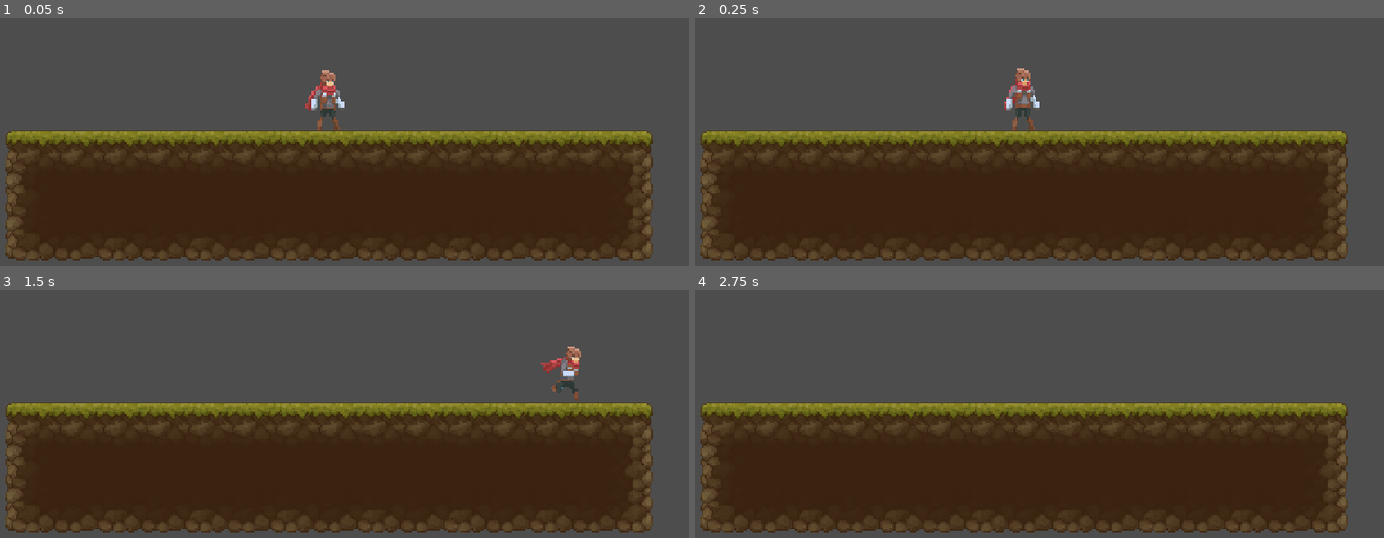
Above: before the commit, frames 1-4 (two rows, left to right).
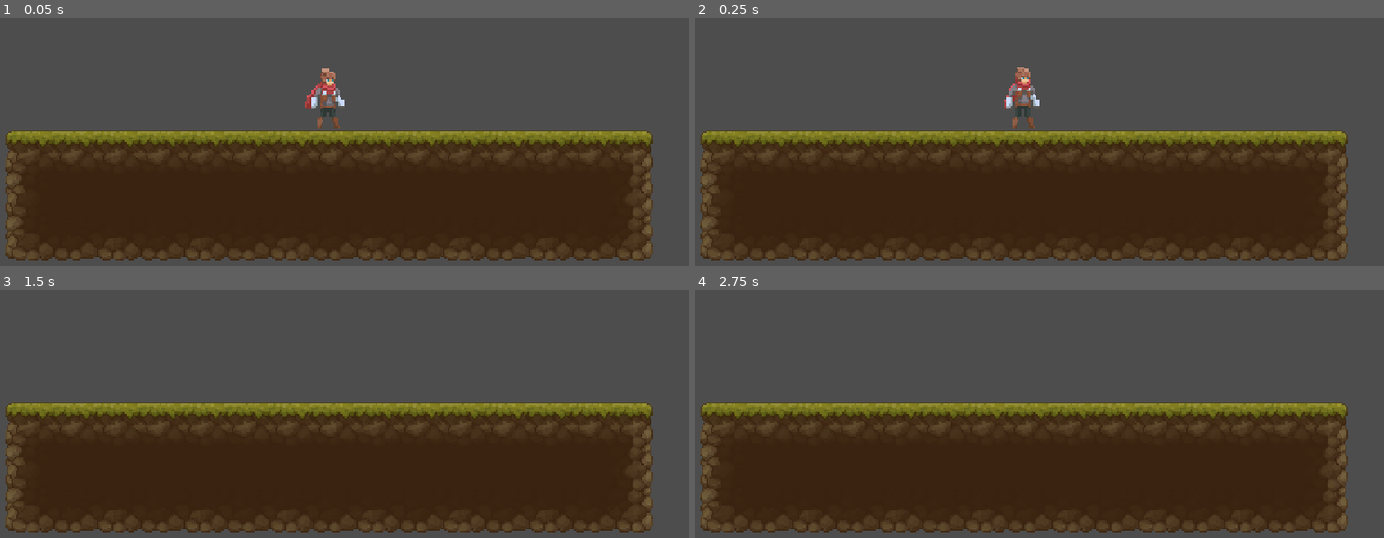
Above: after the commit, the same moments.

Repository: MaulIshak/farras-pecinta-tambang
Game: Godot game, scene res://Scenes/playground.tscn
Same seed, same stepped clock (60 frames per second), same inputs: the game is played once before the commit and once after it.
Inputs:
- Up to frame 1 (0.05 s): no input
- Up to frame 2 (0.25 s): no input
- Up to frame 3 (1.5 s): hold Right (move_right) from 0.53 s (still down); tap Shift (dash) at 0.6 s; tap Z (jump) at 0.77, 0.8, 1.07, 1.35 s
- Up to frame 4 (2.75 s): tap Z (jump) at 1.52, 1.82, 2.3 s; tap Shift (dash) at 1.55, 2.1 s; release Right (move_right) at 2.03 s; hold Left (move_left) from 2.03 s (still down)

The runs differ from the first frame. In frame 1, 0.3% of the frame differs, in the area x 44-50%, y 20-46%; in frame 2, 0.3%; in frame 3, 0.5%, in the area x 78-85%, y 22-45%; in frame 4, nothing differs.

Commit message:
implement basic dash with ghost effect

Diff:
--- /dev/null
+++ b/Scenes/dash_ghost.tscn
@@ -0,0 +1,13 @@
+[gd_scene load_steps=3 format=3 uid="uid://dkx6s21lmp3xy"]
+
+[ext_resource type="Texture2D" uid="uid://ba1ftf3iu54ob" path="res://Sprites/Player/adventurer-Sheet.png" id="1_8uuek"]
+[ext_resource type="Script" uid="uid://l8pqwdos11i6" path="res://Scripts/dash_ghost.gd" id="2_fifpq"]
+
+[node name="DashGhost" type="Sprite2D"]
+show_behind_parent = true
+scale = Vector2(1.5, 1.5)
+texture = ExtResource("1_8uuek")
+hframes = 7
+vframes = 11
+frame = 71
+script = ExtResource("2_fifpq")
--- a/Scenes/player.tscn
+++ b/Scenes/player.tscn
@@ -9,8 +9,8 @@
 [ext_resource type="Script" uid="uid://cg0ncku4pqwh1" path="res://Scripts/Player/States/PlayerDash.gd" id="7_gymyn"]
 
 [sub_resource type="CapsuleShape2D" id="CapsuleShape2D_qyfof"]
-radius = 5.0
-height = 28.0
+radius = 10.666667
+height = 45.333336
 
 [sub_resource type="Animation" id="Animation_6t5aa"]
 length = 0.001
@@ -44,6 +44,22 @@
 "values": [0, 1, 2, 3]
 }
 
+[sub_resource type="Animation" id="Animation_3smsa"]
+resource_name = "jump"
+length = 0.4
+tracks/0/type = "value"
+tracks/0/imported = false
+tracks/0/enabled = true
+tracks/0/path = NodePath("Sprite2D:frame")
+tracks/0/interp = 1
+tracks/0/loop_wrap = true
+tracks/0/keys = {
+"times": PackedFloat32Array(0, 0.1, 0.2, 0.3),
+"transitions": PackedFloat32Array(1, 1, 1, 1),
+"update": 1,
+"values": [15, 16, 17, 22]
+}
+
 [sub_resource type="Animation" id="Animation_vgqql"]
 resource_name = "run"
 length = 0.6
@@ -61,9 +77,9 @@
 "values": [8, 9, 10, 11, 12, 13]
 }
 
-[sub_resource type="Animation" id="Animation_3smsa"]
-resource_name = "jump"
-length = 0.4
+[sub_resource type="Animation" id="Animation_8erm5"]
+resource_name = "dash"
+length = 0.2
 tracks/0/type = "value"
 tracks/0/imported = false
 tracks/0/enabled = true
@@ -71,15 +87,16 @@
 tracks/0/interp = 1
 tracks/0/loop_wrap = true
 tracks/0/keys = {
-"times": PackedFloat32Array(0, 0.1, 0.2, 0.3),
-"transitions": PackedFloat32Array(1, 1, 1, 1),
+"times": PackedFloat32Array(0, 0.1, 0.16666667),
+"transitions": PackedFloat32Array(1, 1, 1),
 "update": 1,
-"values": [15, 16, 17, 22]
+"values": [69, 70, 71]
 }
 
 [sub_resource type="AnimationLibrary" id="AnimationLibrary_vgqql"]
 _data = {
 &"RESET": SubResource("Animation_6t5aa"),
+&"dash": SubResource("Animation_8erm5"),
 &"idle": SubResource("Animation_cvnsp"),
 &"jump": SubResource("Animation_3smsa"),
 &"run": SubResource("Animation_vgqql")
@@ -90,12 +107,13 @@
 script = ExtResource("1_cvnsp")
 
 [node name="Sprite2D" type="Sprite2D" parent="."]
+scale = Vector2(1.5, 1.5)
 texture = ExtResource("1_v0iea")
 hframes = 7
 vframes = 11
 
 [node name="CollisionShape2D" type="CollisionShape2D" parent="."]
-position = Vector2(0, 4)
+position = Vector2(0, 5.3333335)
 shape = SubResource("CapsuleShape2D_qyfof")
 
 [node name="AnimationPlayer" type="AnimationPlayer" parent="."]
--- a/Scenes/playground.tscn
+++ b/Scenes/playground.tscn
@@ -689,3 +689,4 @@
 
 [node name="Player" parent="." instance=ExtResource("3_u4ce8")]
 position = Vector2(-1, 22)
+scale = Vector2(1, 1)
--- a/Scripts/Player/Player.gd
+++ b/Scripts/Player/Player.gd
@@ -8,37 +8,58 @@
 const GRAVITY = 2000.0 # Gravity when moving upwards
 const FALL_GRAVITY = 3000.0 # Gravity when falling downwards
 const JUMP_VELOCITY = -600.0 # Maximum jump strength
-
+const DASH_SPEED_MULTIPLIER = 3.0
+const DASH_DURATION: float = 0.2
 const INPUT_BUFFER_PATIENCE = 0.1 # Input queue patience time
 const COYOTE_TIME = 0.08 # Coyote patience time
+const GHOST_SPAWN_INTERVAL = 0.035 # Interval between ghost spawns during dash
 
 # ------------ VARIABLES ------------
 var horizontal_input: float = 0.0
 var input_buffer: Timer # Reference to the input queue timer
 var coyote_timer: Timer # Reference to the coyote timer
 var coyote_jump_available := true
+var ghost_timer: Timer
+
+var dash_ghost_sprite: PackedScene
 @onready var animation_player: AnimationPlayer = $AnimationPlayer
 @onready var sprite: Sprite2D = $Sprite2D
 
+
 func _ready() -> void:
-	# Set up input buffer timer
-	input_buffer = Timer.new()
-	input_buffer.wait_time = INPUT_BUFFER_PATIENCE
-	input_buffer.one_shot = true
-	add_child(input_buffer)
+    dash_ghost_sprite = preload("res://Scenes/dash_ghost.tscn")
+    # Set up input buffer timer
+    input_buffer = Timer.new()
+    input_buffer.wait_time = INPUT_BUFFER_PATIENCE
+    input_buffer.one_shot = true
+    add_child(input_buffer)
 
-	# Set up coyote timer
-	coyote_timer = Timer.new()
-	coyote_timer.wait_time = COYOTE_TIME
-	coyote_timer.one_shot = true
-	add_child(coyote_timer)
-	coyote_timer.timeout.connect(coyote_timeout)
+    # Set up ghost timer
+    ghost_timer = Timer.new()
+    ghost_timer.wait_time = GHOST_SPAWN_INTERVAL
+    add_child(ghost_timer)
+    ghost_timer.timeout.connect(_add_ghost_on_timeout)
 
+    # Set up coyote timer
+    coyote_timer = Timer.new()
+    coyote_timer.wait_time = COYOTE_TIME
+    coyote_timer.one_shot = true
+    add_child(coyote_timer)
+    coyote_timer.timeout.connect(coyote_timeout)
 
 ## Returns the gravity based on the state of the player
 func calculate_gravity() -> float:
-	return GRAVITY if velocity.y < 0 else FALL_GRAVITY
+    return GRAVITY if velocity.y < 0 else FALL_GRAVITY
 
 ## Reset coyote jump
 func coyote_timeout() -> void:
-	coyote_jump_available = false
+    coyote_jump_available = false
+
+func _add_ghost_on_timeout() -> void:
+    # print("Adding dash ghost")
+    var ghost: Sprite2D = dash_ghost_sprite.instantiate()
+    ghost.position = position
+    ghost.flip_h = sprite.flip_h
+    ghost.texture = sprite.texture
+    ghost.modulate = sprite.modulate
+    get_parent().add_child(ghost)
--- a/Scripts/Player/States/PlayerDash.gd
+++ b/Scripts/Player/States/PlayerDash.gd
@@ -1,14 +1,43 @@
 class_name PlayerDash
 extends PlayerState
 
+
+var direction: float = 0.0
+var current_dash_duration: float
+
 func enter() -> void:
+    player.velocity.y = 0
+    current_dash_duration = player.DASH_DURATION
+    direction = sign(Input.get_axis("move_left", "move_right"))
+    player.animation_player.play("dash")
+    player.ghost_timer.start()
+
+
+func process(_delta: float) -> void:
+    current_dash_duration -= _delta
+    if player.horizontal_input != 0:
+        player.sprite.flip_h = player.horizontal_input < 0
+
+    if current_dash_duration <= 0:
+        if player.horizontal_input != 0:
+            finished.emit(RUN)
+        else:
+            finished.emit(IDLE)
+
+func physics_process(_delta: float) -> void:
+    if direction != 0:
+        player.velocity.x = direction * player.SPEED * player.DASH_SPEED_MULTIPLIER
+    else:
+        if player.sprite.flip_h:
+            player.velocity.x = - player.SPEED * player.DASH_SPEED_MULTIPLIER
+        else:
+            player.velocity.x = player.SPEED * player.DASH_SPEED_MULTIPLIER
+
+    player.move_and_slide()
+
+
+func handle_input(_event: InputEvent) -> void:
     pass
 
-func process(_delta: float) -> void:
-    pass
-func physics_process(_delta: float) -> void:
-    pass
-func handle_input(_event: InputEvent) -> void:
-    pass
 func exit() -> void:
-    pass
+    player.ghost_timer.stop()
--- a/Scripts/Player/States/PlayerIdle.gd
+++ b/Scripts/Player/States/PlayerIdle.gd
@@ -6,11 +6,13 @@
     player.animation_player.play("idle")
 
 func process(_delta: float) -> void:
-    player.horizontal_input = Input.get_axis("move_left", "move_right")
+    player.horizontal_input = sign(Input.get_axis("move_left", "move_right"))
     if player.horizontal_input != 0:
         finished.emit(RUN)
     elif Input.is_action_just_pressed("jump"):
         finished.emit(JUMP)
+    elif Input.is_action_just_pressed("dash"):
+        finished.emit(DASH)
 
 func physics_process(_delta: float) -> void:
     player.velocity.y += player.calculate_gravity() * _delta
--- a/Scripts/Player/States/PlayerJump.gd
+++ b/Scripts/Player/States/PlayerJump.gd
@@ -11,12 +11,12 @@
 
 func process(_delta: float) -> void:
     jump_attempted = Input.is_action_just_pressed("jump")
-    player.horizontal_input = Input.get_axis("move_left", "move_right")
-    print(player.animation_player.current_animation)
+    player.horizontal_input = sign(Input.get_axis("move_left", "move_right"))
+    # print(player.animation_player.current_animation)
 
 
 func physics_process(delta: float) -> void:
-    print("In PlayerJump physics_process")
+    # print("In PlayerJump physics_process")
     if player.horizontal_input:
         player.velocity.x = move_toward(player.velocity.x, player.horizontal_input * player.SPEED, player.ACCELERATION * delta)
     else:
@@ -45,6 +45,8 @@
         else:
             finished.emit(IDLE)
     else:
+        if Input.is_action_just_pressed("dash"):
+            finished.emit(DASH)
         if player.coyote_jump_available:
             if player.coyote_timer.is_stopped():
                 player.coyote_timer.start()
--- a/Scripts/Player/States/PlayerRun.gd
+++ b/Scripts/Player/States/PlayerRun.gd
@@ -8,11 +8,13 @@
 
 
 func process(_delta: float) -> void:
-    player.horizontal_input = Input.get_axis("move_left", "move_right")
+    player.horizontal_input = sign(Input.get_axis("move_left", "move_right"))
     if player.horizontal_input == 0:
         finished.emit(IDLE)
     elif Input.is_action_just_pressed("jump"):
         finished.emit(JUMP)
+    elif Input.is_action_just_pressed("dash"):
+        finished.emit(DASH)
 
     if player.horizontal_input > 0:
         player.sprite.flip_h = false
--- /dev/null
+++ b/Scripts/dash_ghost.gd
@@ -0,0 +1,11 @@
+extends Sprite2D
+# Called when the node enters the scene tree for the first time.
+func _ready() -> void:
+    ghosting()
+
+
+func ghosting() -> void:
+    var tween_fade: Tween = get_tree().create_tween()
+    tween_fade.tween_property(self, "modulate:a", 0.0, 0.3)
+    await tween_fade.finished
+    queue_free()
Not shown: 1 places in Scenes/player.tscn that only renumber resources
Not shown, added: Scripts/dash_ghost.gd.uid
